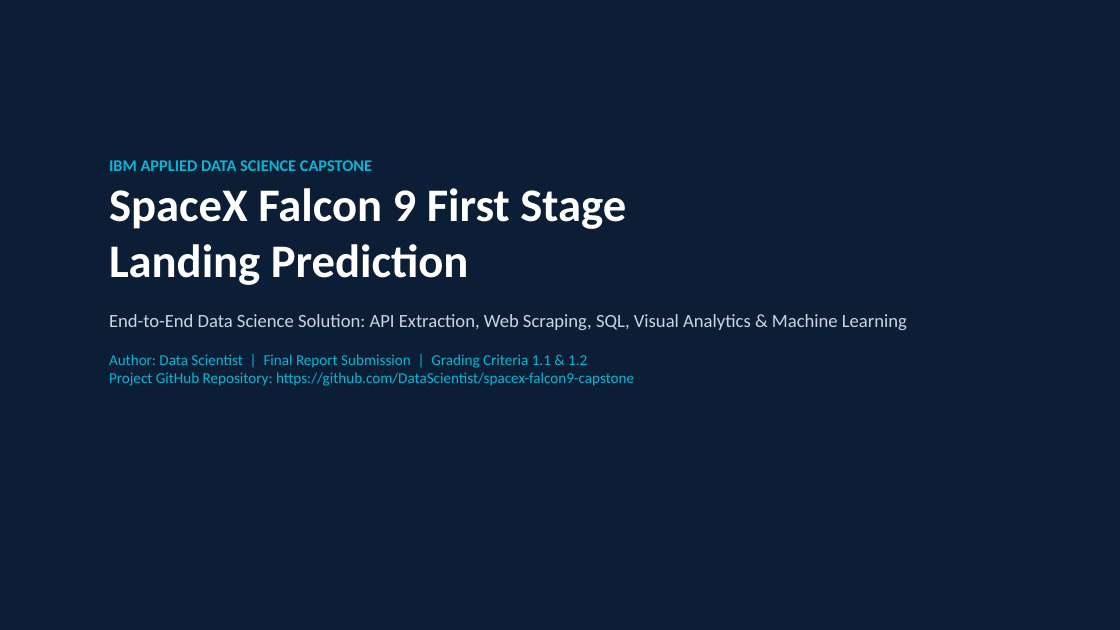
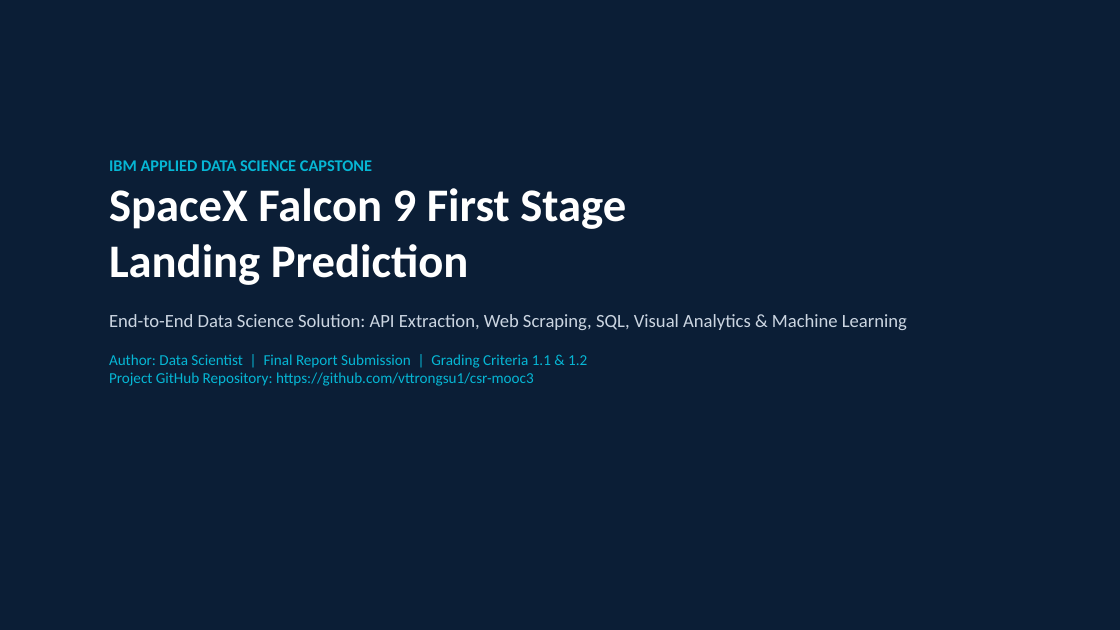
Before and after one commit to vttrongsu1/csr-mooc3, a slide deck: slide 1 of Data Science Capstone Project Report.pptx. Drawn at 1120x630 pixels with LibreOffice and Linux fonts; fonts in the diff are those of the drawing. Boxes give left, top, right and bottom in pixels: in the first picture for what was removed or moved away, otherwise in the second. Text is boxed around its words. In the diff, an @@ line names an element or a change of style, - is before the commit and + after.

Commit message:
Update repository URL to https://github.com/vttrongsu1/csr-mooc3 across all reports and slides

```diff
--- a/Data Science Capstone Project Report.pptx
+++ b/Data Science Capstone Project Report.pptx
@@ text at (109, 354, 587, 386): text changed @@
-Author: Data Scientist | Final Report Submission | Grading Criteria 1.1 & 1.2
-Project GitHub Repository: https://github.com/DataScientist/spacex-falcon9-capstone
+Author: Data Scientist | Final Report Submission | Grading Criteria 1.1 & 1.2
+Project GitHub Repository: https://github.com/vttrongsu1/csr-mooc3
```
Also in this commit, not shown: 20 other slides changed, 4 other files.
